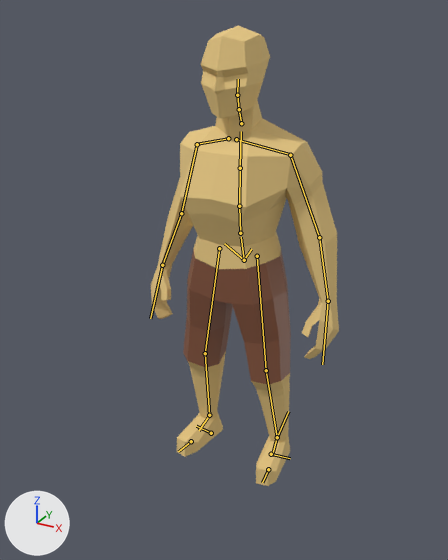
A saved change to the glTF model assets/meshes/player/Player.glb.
Before and after are seen from a 50 mm lens placed at (1.056, -2.043, 1.849), pointed at (0.019, -0.158, 0.907). The axes (+X, +Y, +Z) are drawn at lower left. The lights are the same throughout. The picture after the commit comes second. The bones that change, and the others that lie on the model, are drawn over the model as lines.

The first picture shows 'Player'.
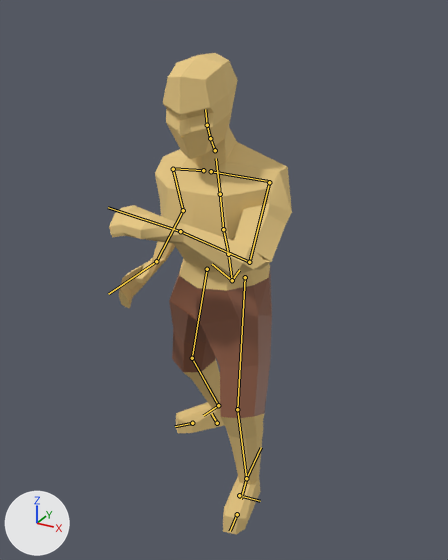
The newer file adds an action. The first version stands in its rest pose; the second is drawn at frame 0 of the action 'block_shield'.

Boxes (x1, y1, x2, y2) around the edits, measured in the pictures (448 x 560 px):
'Player', posed: before (151, 26, 339, 486); after (109, 53, 292, 534)
bone 'spine', root to tip: before (244, 260) to (241, 237); after (232, 280) to (229, 257)
bone 'spine.001', root to tip: before (240, 233) to (239, 206); after (228, 254) to (223, 229)
bone 'upper_arm.L', root to tip: before (290, 155) to (319, 237); after (269, 182) to (249, 262)
bone 'forearm.L', root to tip: before (319, 237) to (328, 301); after (249, 262) to (180, 231)
bone 'hand.L', root to tip: before (328, 301) to (322, 364); after (180, 231) to (108, 207)
bone 'upper_arm.R', root to tip: before (197, 144) to (181, 213); after (173, 169) to (183, 210)
bone 'forearm.R', root to tip: before (181, 213) to (162, 265); after (183, 210) to (156, 261)
bone 'hand.R', root to tip: before (162, 265) to (150, 318); after (156, 261) to (108, 294)
bone 'thigh.L', root to tip: before (257, 256) to (266, 370); after (245, 277) to (237, 409)
bone 'shin.L', root to tip: before (266, 370) to (277, 437); after (237, 409) to (246, 478)
bone 'thigh.R', root to tip: before (219, 248) to (205, 353); after (207, 269) to (192, 358)
bone 'shin.R', root to tip: before (205, 353) to (209, 415); after (192, 358) to (218, 405)
bone 'foot.R', root to tip: before (209, 415) to (199, 430); after (218, 405) to (203, 415)

The change in detail:
Bone 'spine' (bone_spine) moves from (0.0, 0.0, 0.0) to (0.0, -0.025, 0.11).
Bone 'spine.001' (bone_spine_001) turns from (0, 0, 0) to (13, 0, 0) degrees about its own x, y and z.
Bone 'upper_arm.L' (bone_upper_arm_l) turns from (0, 0, 0) to (74, 5, -7) degrees about its own x, y and z.
Bone 'forearm.L' (bone_forearm_l) turns from (0, 0, 0) to (124, 27, 60) degrees about its own x, y and z.
Bone 'hand.L' (bone_hand_l) turns from (0, 0, 0) to (-32, -59, 33) degrees about its own x, y and z.
Bone 'upper_arm.R' (bone_upper_arm_r) turns from (0, 0, 0) to (-20, 2, -4) degrees about its own x, y and z.
Bone 'forearm.R' (bone_forearm_r) turns from (0, 0, 0) to (68, 19, 38) degrees about its own x, y and z.
Bone 'hand.R' (bone_hand_r) turns from (0, 0, 0) to (28, -27, -20) degrees about its own x, y and z.
Bone 'thigh.L' (bone_thigh_l) turns from (0, 0, 0) to (-24, -4, -2) degrees about its own x, y and z.
Bone 'shin.L' (bone_shin_l) turns from (0, 0, 0) to (24, -1, 5) degrees about its own x, y and z.
Bone 'thigh.R' (bone_thigh_r) turns from (0, 0, 0) to (12, 29, 13) degrees about its own x, y and z.
Bone 'shin.R' (bone_shin_r) turns from (0, 0, 0) to (12, 0, -3) degrees about its own x, y and z.
Bone 'foot.R' (bone_foot_r) turns from (0, 0, 0) to (-13, 9, -6) degrees about its own x, y and z.
